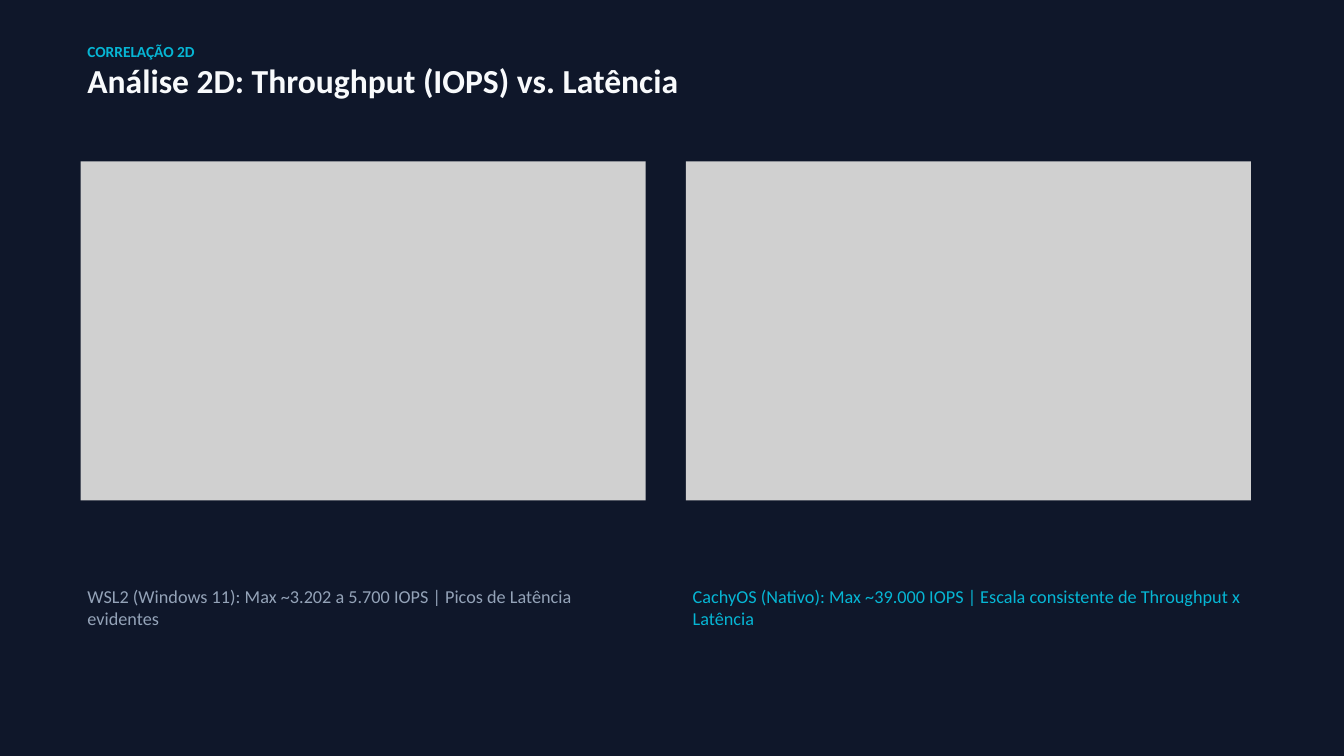
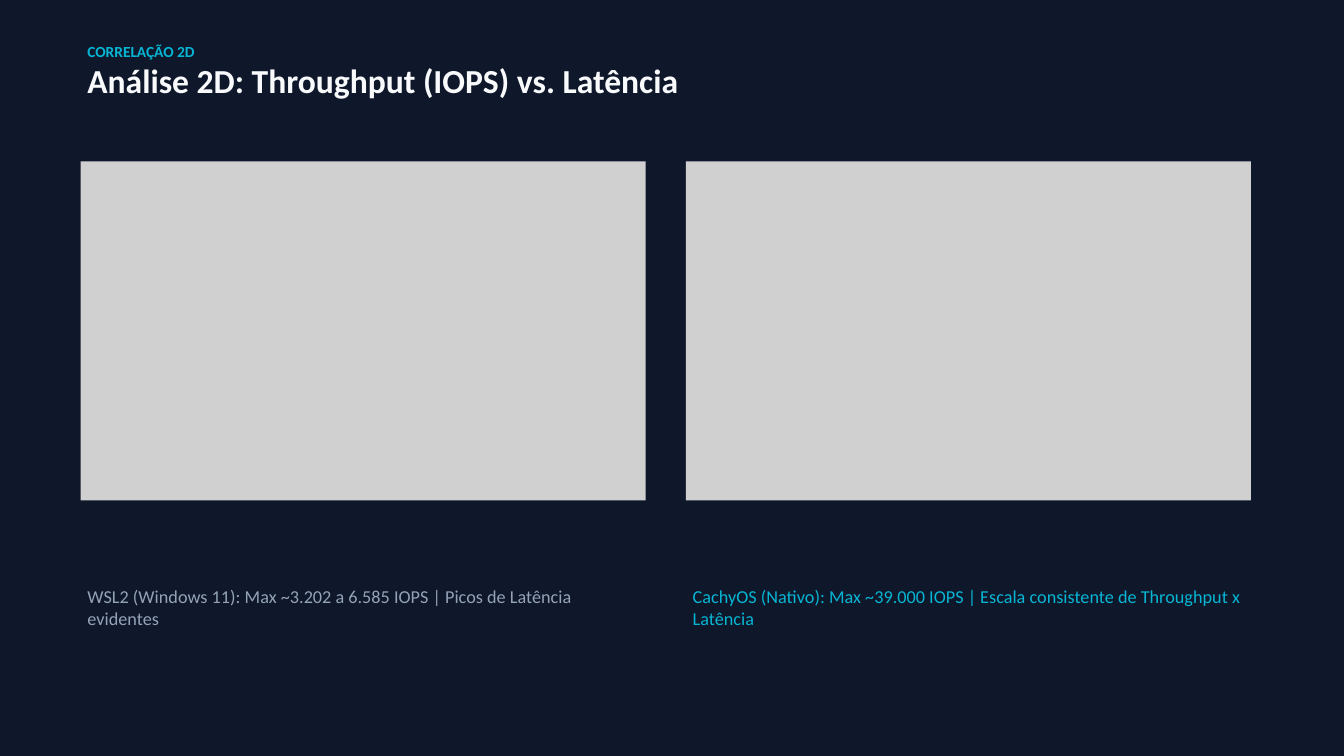
Before and after one commit to Jr-Lopes/trabalhoORI, a slide deck: slide 4 of slides/Cleber_Guilherme_ORI_metricas.pptx. Drawn at 1344x756 pixels with LibreOffice and Linux fonts; fonts in the diff are those of the drawing; grey boxes stand for pictures. Boxes give left, top, right and bottom in pixels: in the first picture for what was removed or moved away, otherwise in the second. Text is boxed around its words. In the diff, an @@ line names an element or a change of style, - is before the commit and + after.

```diff
--- a/slides/Cleber_Guilherme_ORI_metricas.pptx
+++ b/slides/Cleber_Guilherme_ORI_metricas.pptx
@@ text at box(87, 590, 571, 625): text changed @@
-WSL2 (Windows 11): Max ~3.202 a 5.700 IOPS | Picos de Latência evidentes
+WSL2 (Windows 11): Max ~3.202 a 6.585 IOPS | Picos de Latência evidentes
```
Also in this commit, not shown: 3 slides added, 3 slides removed, 1 other file.
